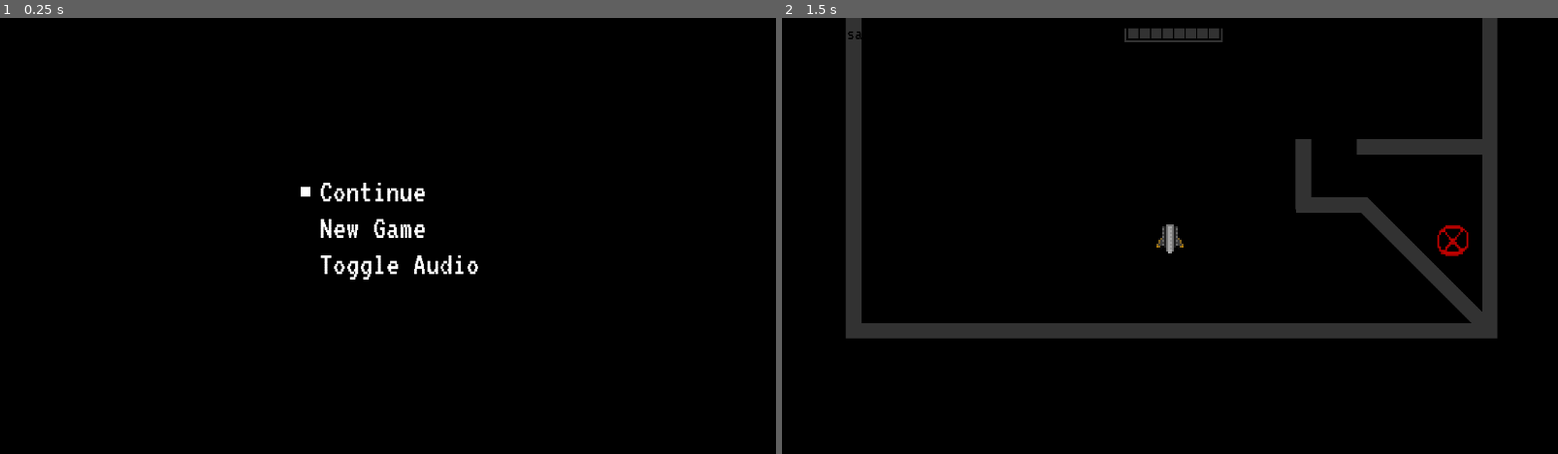
Above: before the commit, frames 1-2 (left to right).
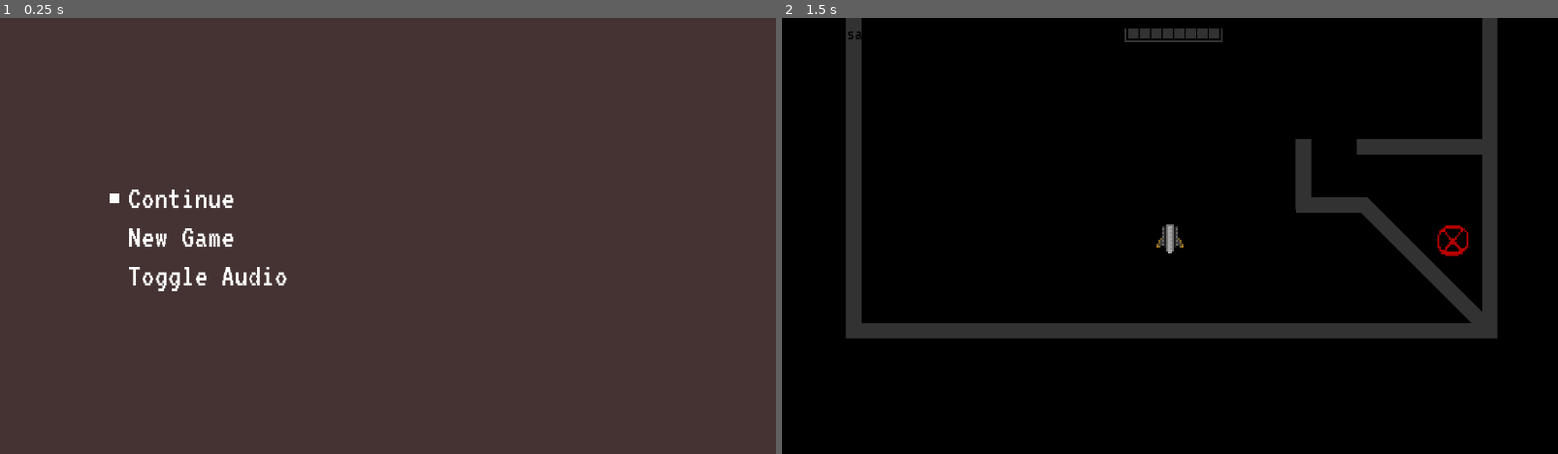
Above: after the commit, the same moments.

Repository: Anudin/LD41
Game: Godot game, scene res://UI/StartMenu.tscn
Two runs of this game, one before a commit and one after it. Both use one fixed random seed, a clock stepped at 60 frames per second and the inputs below.
Inputs:
- Up to frame 1 (0.25 s): no input
- Up to frame 2 (1.5 s): tap Enter (strict_accept) at 0.5 s; hold Up (ui_up) 0.53-1.28 s; hold Enter (strict_accept) 0.53-1.28 s; tap Space at 0.77 s; hold Down (ui_down) from 1.28 s (still down); tap Backspace at 1.35 s

The runs differ from the first frame. In frame 1, 100% of the frame differs, in the area x 0-100%, y 0-100%; in frame 2, nothing differs.

Commit message:
Add menu background

Diff:
--- a/UI/Menu.gd
+++ b/UI/Menu.gd
@@ -8,7 +8,7 @@
 
 func _ready():
 	VisualServer.set_default_clear_color(Color(0, 0, 0, 1.0))
-	get_child(selected).get_node("Selected").show()
+	$Options.get_child(selected).get_node("Selected").show()
 
 #func _process(delta):
 #	# Called every frame. Delta is time since last frame.
@@ -16,7 +16,7 @@
 #	pass
 
 func toggle_selected(index):
-	var option = get_child(index)
+	var option = $Options.get_child(index)
 
 	if index != selected:
 		option.get_node("Selected").show()
@@ -32,8 +32,8 @@
 	toggle_selected(selected)
 
 	if event.is_action_pressed("ui_up"):
-		selected = clamp(selected - 1, 0, get_child_count() - 1)
+		selected = clamp(selected - 1, 0, $Options.get_child_count() - 1)
 	if event.is_action_pressed("ui_down"):
-		selected = clamp(selected + 1, 0, get_child_count() - 1)
+		selected = clamp(selected + 1, 0, $Options.get_child_count() - 1)
 
-	get_child(selected).get_node("Selected").show()
+	$Options.get_child(selected).get_node("Selected").show()
--- a/UI/Menu.tscn
+++ b/UI/Menu.tscn
@@ -1,6 +1,7 @@
-[gd_scene load_steps=2 format=2]
+[gd_scene load_steps=3 format=2]
 
 [ext_resource path="res://UI/Menu.gd" type="Script" id=1]
+[ext_resource path="res://UI/menu_background.png" type="Texture" id=2]
 
 [node name="Menu" type="CanvasLayer"]
 
@@ -11,3 +12,13 @@
 transform = Transform2D( 1, 0, 0, 1, 0, 0 )
 script = ExtResource( 1 )
 selected = 0
+
+[node name="Background" type="Sprite" parent="." index="0"]
+
+modulate = Color( 0.273438, 0.202942, 0.202942, 1 )
+z_index = -1
+texture = ExtResource( 2 )
+centered = false
+_sections_unfolded = [ "Offset", "Visibility", "Z Index" ]
+
+[node name="Options" type="Node2D" parent="." index="1"]
--- /dev/null
+++ b/UI/PauseMenu.tscn
@@ -0,0 +1,16 @@
+[gd_scene load_steps=3 format=2]
+
+[ext_resource path="res://UI/Menu.tscn" type="PackedScene" id=1]
+[ext_resource path="res://UI/MenuEntry.tscn" type="PackedScene" id=2]
+
+[node name="Menu" index="0" instance=ExtResource( 1 )]
+
+[node name="Options" parent="." index="1"]
+
+position = Vector2( 510.48, 262.214 )
+
+[node name="Continue" parent="Options" index="0" instance=ExtResource( 2 )]
+
+margin_top = 0.0
+margin_bottom = 55.0
+text = "Continue"
--- a/UI/StartMenu.tscn
+++ b/UI/StartMenu.tscn
@@ -8,26 +8,26 @@
 
 script = ExtResource( 2 )
 
-[node name="Continue" parent="." index="0" instance=ExtResource( 3 )]
+[node name="Options" parent="." index="1"]
 
-margin_left = 527.0
-margin_top = 259.0
-margin_right = 769.0
-margin_bottom = 314.0
+position = Vector2( 211.303, 270.377 )
+_sections_unfolded = [ "Transform" ]
+
+[node name="Continue" parent="Options" index="0" instance=ExtResource( 3 )]
+
+margin_top = 0.0
+margin_bottom = 55.0
 text = "Continue"
 
-[node name="NewGame" parent="." index="1" instance=ExtResource( 3 )]
+[node name="NewGame" parent="Options" index="1" instance=ExtResource( 3 )]
 
-margin_left = 527.0
-margin_top = 319.0
-margin_right = 769.0
-margin_bottom = 374.0
+margin_top = 64.0
+margin_bottom = 119.0
 text = "New Game"
 
-[node name="ToggleAudio" parent="." index="2" instance=ExtResource( 3 )]
+[node name="ToggleAudio" parent="Options" index="2" instance=ExtResource( 3 )]
 
-margin_left = 527.0
-margin_top = 379.0
-margin_right = 769.0
-margin_bottom = 434.0
+margin_top = 128.0
+margin_right = 264.0
+margin_bottom = 183.0
 text = "Toggle Audio"
Binary file added: UI/menu_background.png
Not shown, added: UI/menu_background.png.import
